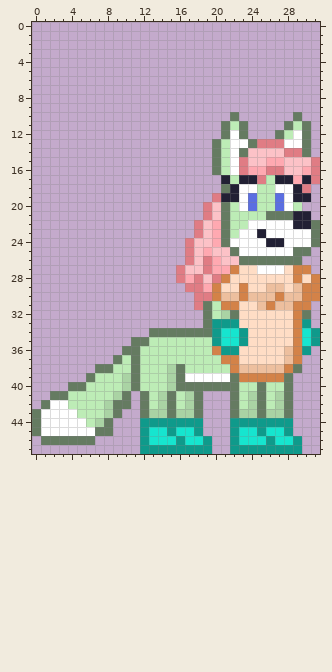
Two versions of one pixel-art sprite, npc/sherbet.png. That is the earlier state.
The file is 32x48 pixels.
New version:
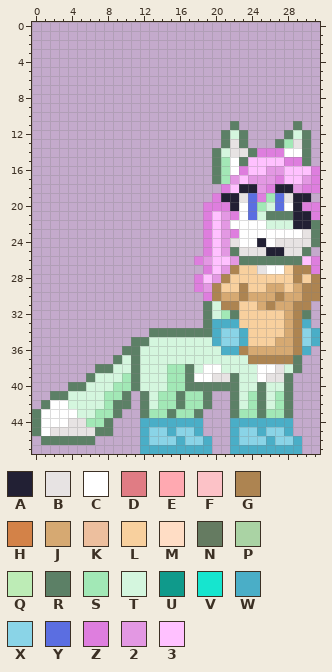
Palette (. is transparent): A #222034  B #e7e3e3  C #ffffff  D #e07c84  E #ffa9b1  F #fcc2c7  G #ad8451  H #d38248  J #d6a972  K #edbf9e  L #f8d09e  M #ffddc5  N #657b61  P #aad3a4  Q #bdecb6  R #5c8066  S #a2e8b6  T #d4f6de  U #0f9a8b  V #16e5cf  W #4aaec7  X #8ad4e7  Y #5b6ee1  Z #de7ede  2 #e398e3  3 #ffc1ff
Edits made:
Changed rows in their new state; - is an unchanged pixel.
first column x 0:
10 ----------------------.------.--
11 ---------------------.R.----.R.-
12 ---------------------RTR---.RTR-
13 --------------------.RBR...RSBR-
14 --------------------RTBBRZZZCCR-
15 --------------------RS-R3333ZZR.
16 --------------------RS-Z3322333Z
17 --------------------RS23222Z332Z
18 ---------------------Z3AA2ZAA2ZZ
19 --------------------Z--B-ZS-B---
20 -------------------ZZZA--ST--AZZ
21 -------------------Z32ZCYTRRR--Z
22 ------------------.Z32CC--TTT--R
23 ------------------.Z32Z--C----BR
24 -----------------..Z32B--ACBBBBR
25 -----------------..Z32RBBBAABBR-
26 -----------------.Z2332RRRRRRR3Z
27 ----------------...Z32GLLB--LGGZ
28 ----------------..Z32GLLLLLLLGLG
29 -----------------.Z2GLLGLLJJLJGG
30 ------------------.ZGJJGJJJGJJGG
31 ------------------.RTGGLLJGJJGG-
32 -------------------RTSRLLLLLJGR-
33 -------------------RWWWLLLLLJGW-
34 -------------RRRRRRRWXXWLLLLJGXW
35 -----------RRTTTTTTTWXXWLLLJJGXW
36 ----------RRTTTTTTTTTWWGJJJJJGW-
37 ---------RTRTTTTTTTTTTTTGGGGGR--
38 -------RRTTRTTTSSRTCCTTTTCCBTR--
39 ------RTTTSRTTTSSR--BBRTTCBBR---
40 ----RRTTTSSRTTTSSRRRRRRTTRTTR---
41 --RRTTTTSSR-RTSSRSSR--RTSRTSR---
42 -R--TTTTSRR-RTSSRSSR--RTSRTSR---
43 R----TTSSR--RSSRSSR---RSSRSSR---
44 R---BBSSR---WWWWWWW---WWWWWWW---
45 R-BBBBBRR---WXXWXXW---WXXWXXW---
46 -RRRRRR-----WXXXWXXW--WXXXWXXW--
47 ------------WWWWWWWW--WWWWWWWW--
